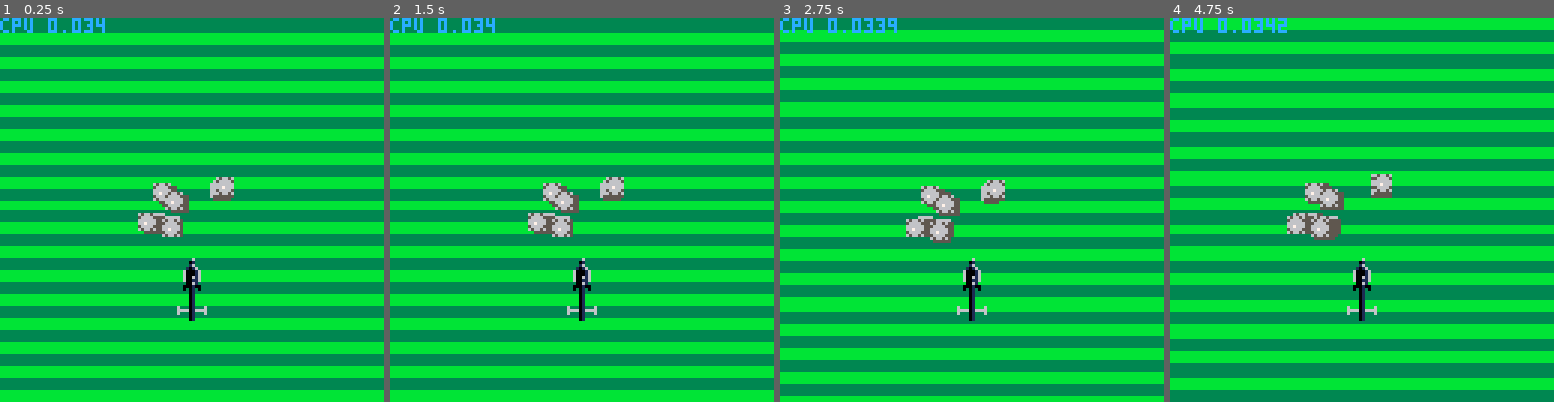
Above: before the commit, frames 1-4 (left to right).
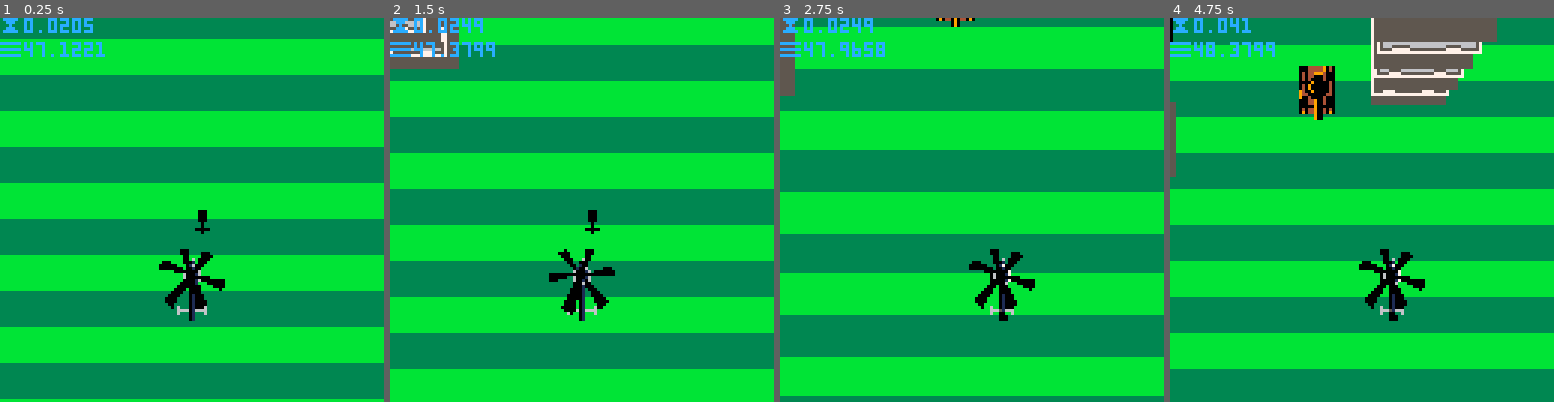
Above: after the commit, the same moments.

Repository: freds72/pico8
Game: PICO-8 cartridge carts/3d.p8
Two runs of this game, one before a commit and one after it. Both use one fixed random seed, a clock stepped at 60 frames per second and the inputs below.
Inputs:
- Up to frame 1 (0.25 s): no input
- Up to frame 2 (1.5 s): tap X (X key) at 0.33, 1.07 s; tap O (Z key) at 0.7 s
- Up to frame 3 (2.75 s): hold Right 1.6-2.1 s; tap O (Z key) at 1.7, 2.1, 2.5 s; tap X (X key) at 1.85 s; hold Up 2.15-2.42 s; hold Right from 2.47 s (still down)
- Up to frame 4 (4.75 s): tap O (Z key) every 0.4 s from 2.9 to 4.5 s; tap X (X key) at 2.97, 4.08 s; release Right at 3.03 s; hold Left 3.08-3.58 s; hold Down 3.63-3.97 s; hold Right 4.02-4.68 s; hold Up from 4.73 s (still down)

The runs differ from the first frame. In frame 1, 54% of the frame differs, in the area x 0-100%, y 0-100%; in frame 2, 41%; in frame 3, 51%; in frame 4, 59%, in the area x 0-100%, y 0-97%.

Commit message:
added spawn mechanic

Diff:
--- a/carts/3d.p8
+++ b/carts/3d.p8
@@ -2,53 +2,166 @@
 version 8
 __lua__
 cam={}
+-- color ramps
 ramp={12,1}
 grass={3,11}
-buildings={}
+-- active buildings
+blds={}
+blds_c=0
+-- floor constants
 flr_n=8
 flr_h=2
 flr_w=16
-flr_z=-64
-focal=8
+flr_z=-32
+focal=24
 hh=128/2
 hw=128/2
-function clamp(a,mi,ma)
-	if (a<mi) return mi
-	if (a>ma) return ma
-	return a
-end
+-- heli settings
+heli={}
+heli.x=0
+heli.rotor={128,131,134}
+-- global time
+t=0
+-- bullets
+blts={}
+blts_c=0
+blts_n=32
+blts_dly=0
+zbuf={}
+-- tanks
+tks={}
+tks_c=0
+-- building map index
+map_t=12
+map_i=0
+map_funcs={}
+
+function spawn_nop()
+end
+
+function spawn_tank(x,y)
+	local tk={}
+	tk.x=x
+	tk.y=y
+	tks_c+=1
+	tks[tks_c]=tk
+end
+
+function spawn_building(x,y)
+	local b={}
+	b.x=x
+	b.y=y
+	blds_c+=1
+	blds[blds_c]=b
+end
+
 function _update()
-	if (btn(0)) cam.x-=1
- if (btn(1)) cam.x+=1
- cam.x=clamp(cam.x,-32,32)
- if (btn(2)) cam.y-=1
- if (btn(3)) cam.y+=1
- cam.y=clamp(cam.y,-128,128)
- if (btn(4)) cam.z-=0.5
- if (btn(5)) cam.z+=0.5
- cam.z=clamp(cam.z,-64,0)
-end
-function draw_building(b,i)
-	local x,y
-	x=b.x-cam.x
-	y=b.y-cam.y
-	local xe,ye,ze,z,c
-	z=i*flr_h+flr_z-cam.z
-	xe=hw-focal*x/z
-	ye=hh-focal*y/z
-	ze=focal*flr_w/z
-	c=ramp[i%2+1]
-	rectfill(xe-ze,ye-ze,xe+ze,ye+ze,c)
-end
-function draw_buildopt()
+ t+=1
+ if (btn(0)) then
+		heli.x-=1
+		if (heli.x<-10) then
+			cam.x-=1
+			heli.x=-10
+		end
+ end
+ if (btn(1)) then
+ 	heli.x+=1
+		if (heli.x>10) then
+			cam.x+=1
+			heli.x=10
+		end
+ end
+ cam.x=mid(cam.x,-32,32)
+ if (btn(2)) cam.z-=0.5
+ if (btn(3)) cam.z+=0.5
+ cam.z=mid(cam.z,flr_z+1,0)
+  -- advance
+ cam.y-=0.5
+
+ -- pick buildings
+ map_t-=1
+ if ( map_t<0) then
+ 	map_i+=1
+	 map_t=64
+		for i=1,8 do
+			map_funcs[sget(map_i,56+i)+1](-96+192*i/8,cam.y-96)
+		end
+ end
+
+ -- clear zbuf
+ foreach(zbuf,function(zb) zb.n=0 end)
+
+ -- fire
+	if (btn(4) and blts_dly<=0 and blts_c<blts_n) then
+		local b
+		blts_c+=1
+		b={}
+	 b.x=cam.x
+		b.y=cam.y
+		b.z=max(flr_z,cam.z-1)
+		b.t=2*30
+		blts[blts_c]=b
+
+		blts_dly=2
+	end
+	 blts_dly-=1
+
+	-- update bullets
+	local n=blts_c
+	blts_c=0
+	for i=1,n do
+		local b,zi
+		b=blts[i]
+		b.t-=1
+		--b.z-=0.5
+		if (b.t>0 and b.z>=flr_z) then
+			b.y-=1
+			blts_c+=1
+			blts[blts_c]=b
+			--insert into zbuf
+			zi=flr((b.z-flr_z)/flr_h+0.5)
+			zi=min(zi,flr_n+1)
+			zbuf[zi].n+=1
+			zbuf[zi].elts[zbuf[zi].n]=function() draw_bullet(b) end
+		end
+	end
+	-- update buildings
+	n=blds_c
+	blds_c=0
+	for i=1,n do
+		local b
+		b=blds[i]
+		if (b.y-cam.y<128) then
+			blds_c+=1
+			blds[blds_c]=b
+		end
+	end
+end
+
+function draw_bullet(b)
+		local ze,z,c,w
+		z=b.z-cam.z
+		w=1/z
+		ze=flr(-1*focal*w)+1
+		local x,y,xe,ye
+		x=b.x-cam.x
+		y=b.y-cam.y
+		xe=hw-focal*x*w
+		ye=hh-focal*y*w
+		--circfill(xe,ye,ze,8)
+		sspr(6*8,4*8,8,8,xe-ze,ye-ze,2*ze,2*ze)
+end
+
+function draw_world()
+	local ze,z,c,w
 	for i=0,flr_n-1 do
-		local ze,z,c,w
 		z=i*flr_h+flr_z-cam.z
-		w=1/z
-		ze=focal*flr_w*w
-		c=ramp[i%2+1]
-		foreach(buildings,
-			function(b)
+		if(z<0) then
+			w=1/z
+			ze=focal*flr_w*w
+			c=ramp[i%2+1]
+			for k=1,blds_c do
+				local b=blds[k]
 				local x,y,xe,ye
 				x=b.x-cam.x
 				y=b.y-cam.y
@@ -57,64 +170,120 @@
 				if(i%2==1) then
 					sspr(40,0,32,32,xe-ze,ye-ze,2*ze,2*ze)
 				else
-			 	rectfill(xe-ze,ye-ze,xe+ze,ye+ze,5)
-			 end
-			end)
-	end
-end
-
-function draw_floor()
-	local ze,z,k,n,r,ye,w,dy,c
+				rectfill(xe-ze,ye-ze,xe+ze,ye+ze,5)
+				end
+			end
+			-- process zbuffer *after* building floors
+			local zb
+			zb=zbuf[i+1]
+			for j=1,zb.n do
+				zb.elts[j]()
+			end
+		end
+	end
+end
+
+function draw_tanks()
+	local ze,z,k,n,ye,w,dy,c,y1,h
 	z=flr_z-cam.z
 	w=1/z
-	ze=-2*focal*flr_w*w
- k=flr(128/ze+0.5)
-	--r=ze%2
- --if(r~=0) ze+=2-r
- dy=focal*cam.y*w
- ye=64+(dy%(2*ze))
- n=flr(ye/ze+0.5)
- for i=1,n do
- 	c=grass[i%2+1]
-	 rectfill(0,ye-i*ze,127,ye-i*ze+ze,c)
- end
- for i=0,k do
- 	c=grass[i%2+1]
-	 rectfill(0,ye,127,ye+ze,c)
- 	ye+=ze
-	end
-end
-
-function _draw()
-	-- cls(grass[1])
-	local xe,ye
-	xe=hw-0-cam.x
-	ye=hh-0-cam.y
-	line(xe,ye,xe,ye-16,11)
-	line(xe,ye,xe+16,ye,8)
-
-	--for i=0,flr_n-1 do
-	--	foreach(buildings,function(b) draw_building(b,i) end)
-	--end
-	draw_floor()
-	draw_buildopt()
+	ze=-0.5*focal*flr_w*w
 	palt(0,false)
 	palt(3,true)
-	spr(64,64-8,64+16,2,3)
+	for i=1,tks_c do
+		local x,y,xe,ye,tk
+		tk=tks[i]
+		x=tk.x-cam.x
+		y=tk.y-cam.y
+		xe=hw-focal*x*w
+		ye=hh-focal*y*w
+		sspr(0,8,16,24,xe,ye,2*ze,3*ze)
+ end
 	palt()
-
-	print("cpu "..stat(1),0,0,12)
-end
+end
+
+function draw_floor()
+	local ze,z,k,n,ye,w,dy,c,y1,h
+	z=flr_z-cam.z
+	w=1/z
+	ze=-1*focal*flr_w*w
+ k=flr(128/ze+0.5)
+ dy=focal*cam.y*w
+	h=64+(dy%(2*ze))
+	y1=-2*ze+h%(2*ze)
+ for i=-2,k-1 do
+ 	c=grass[i%2+1]
+	 rectfill(0,y1,127,y1+ze,c)
+	 y1+=ze
+	end
+	-- draw heli shadow
+	if (flr(t)%2==0) then
+		ze/=4
+		palt(0,false)
+		palt(3,true)
+		sspr(72,32,8,24,hw,hh,2*ze,3*ze)
+		palt()
+	end
+end
+
+function print_zbuffer()
+	local zi
+	zi=flr((cam.z-flr_z)/flr_h+0.5)
+	zi=mid(zi,1,flr_n+1)
+	for i=1,flr_n+1 do
+		if(zi==i) then
+			print("*zb:"..zbuf[i].n,0,8+i*8,12)
+		else
+			print("zb:"..zbuf[i].n,0,8+i*8,12)
+		end
+	end
+end
+
+function print_map(x,y)
+	palt(0,false)
+	spr(112,x,y,6,1)
+	line(x+map_i,y,x+map_i,y+8,8)
+	palt()
+end
+
+function _draw()
+
+	draw_floor()
+	draw_tanks()
+	draw_world()
+
+	palt(0,false)
+	palt(3,true)
+	local hs
+	hs=66
+	if (heli.x<-2) hs=64
+	if (heli.x>2) hs=68
+	spr(hs,hw-8+heli.x,hw+16,2,3)
+	spr(heli.rotor[t%3+1],hh-11+heli.x,hw+13,3,3)
+	palt()
+
+	print("⧗"..stat(1),0,0,12)
+	print("▤"..stat(0),0,8,12)
+	--print("blds:"..blds_c,0,16,12)
+	--print("tks :"..tks_c,0,24,12)
+	--print_map(0,32)
+end
+
 function _init()
 cam.x=0
 cam.y=0
 cam.z=0
-for i=1,5 do
-	local b={}
-	b.x=rnd(2*96)-96
-	b.y=rnd(2*96)-96
-	buildings[i]=b
-end
+for i=1,flr_n+1 do
+	zbuf[i]={}
+	zbuf[i].n=0
+	zbuf[i].elts={}
+end
+for i=1,15 do
+	map_funcs[i]=spawn_nop
+end
+map_funcs[4+1]=spawn_tank
+map_funcs[6+1]=spawn_building
+map_funcs[7+1]=spawn_building
 end
 
 
Not shown, changed: 87 lines of the sprite sheet (__gfx__) section of carts/3d.p8
Not shown, removed: config.txt
Not shown, removed: log.txt
Not shown, added: .gitignore
